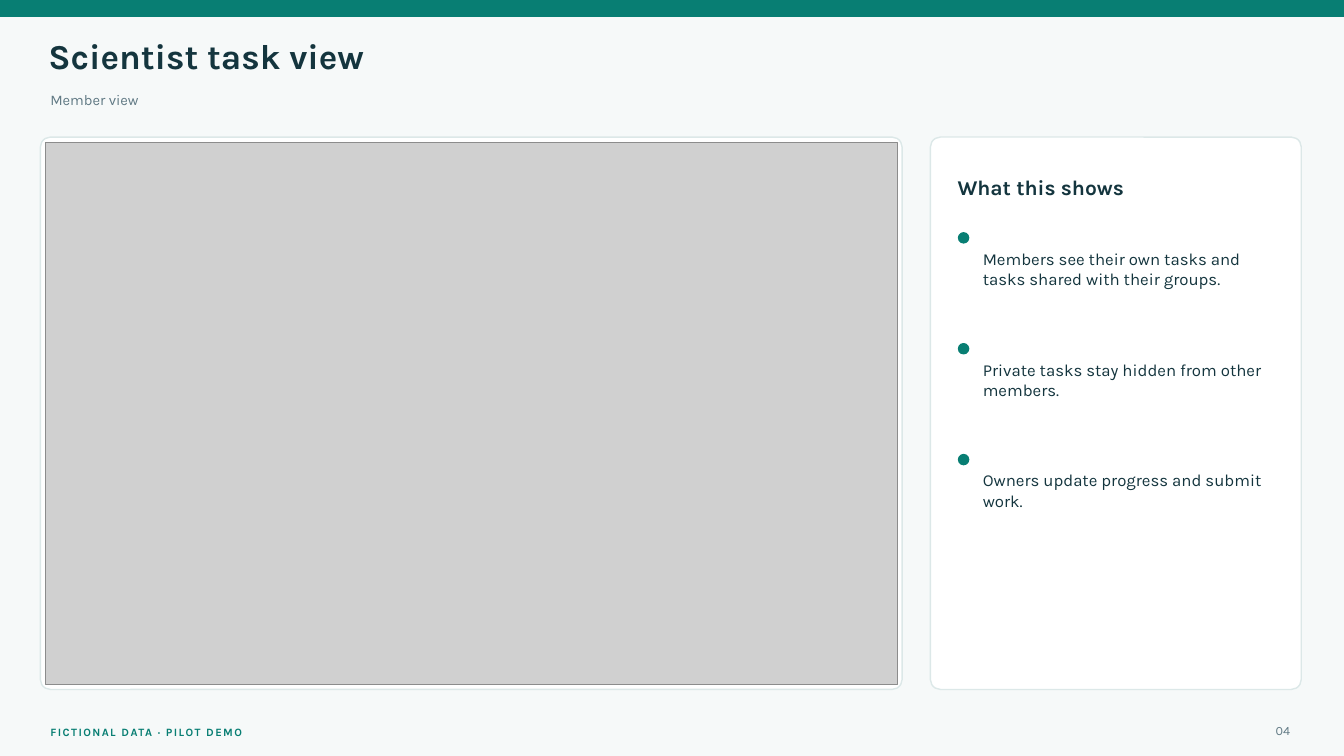
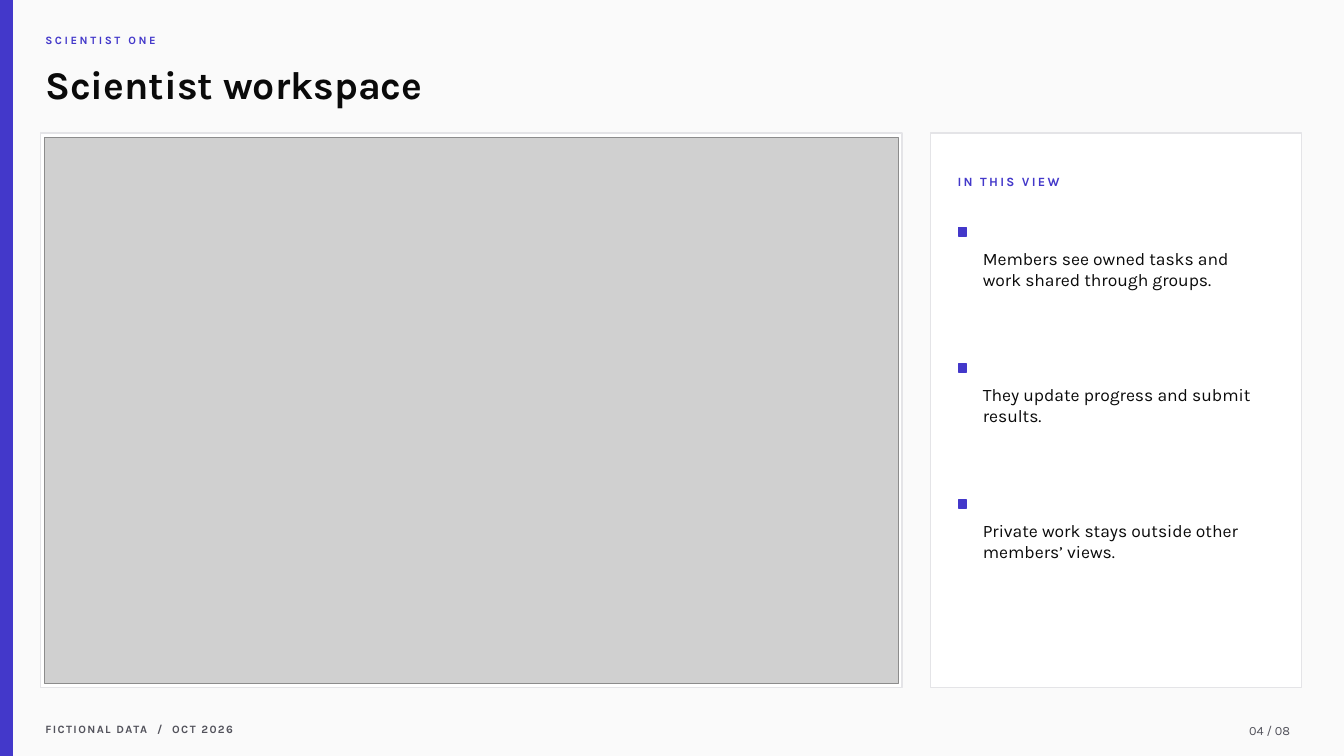
Before and after one commit to samarth-biztel/CVRDE, a slide deck: slide 4 of docs/CVRDE_Demo_Presentation.pptx. Drawn at 1344x756 pixels with LibreOffice and Linux fonts; fonts in the diff are those of the drawing; grey boxes stand for pictures. Boxes give left, top, right and bottom in pixels: in the first picture for what was removed or moved away, otherwise in the second. Text is boxed around its words. In the diff, an @@ line names an element or a change of style, - is before the commit and + after.

Commit message:
Verify pilot workflows and refresh demo presentation

```diff
--- a/docs/CVRDE_Demo_Presentation.pptx
+++ b/docs/CVRDE_Demo_Presentation.pptx
@@ background #F6F9F9 to #FAFAFA @@
@@ rectangle removed at <box>0,0,1344,16</box> @@
@@ rectangle added at <box>0,0,12,756</box>, fill #4338CA, outline #4338CA 1 pt @@
@@ text at <box>45,36,155,44</box>: text changed; size 25 to 8 pt; text colour #14353E to #4338CA @@
-Scientist task view
+SCIENTIST ONE
@@ text at <box>45,71,422,109</box>: text changed; size 10.5 to 28 pt; text colour #607984 to #0A0A0A; bold on @@
-Member view
+Scientist workspace
@@ rectangle at <box>40,133,902,688</box>: rounded rectangle to rectangle; outline #DCE8E8 1 pt to #E4E4E7 1 pt @@
@@ picture: place and size @@
-picture at <box>45,142,897,685</box>
+picture at <box>44,137,898,684</box>
@@ rectangle at <box>931,133,1302,688</box>: rounded rectangle to rectangle; outline #DCE8E8 1 pt to #E4E4E7 1 pt @@
@@ text at <box>958,177,1059,186</box>: text changed; size 15 to 9 pt; text colour #14353E to #4338CA @@
-What this shows
+IN THIS VIEW
@@ 3 rectangles: place and size @@
-3 rectangles at <box>40,137,1302,690</box>
+3 rectangles at <box>40,133,1302,688</box>
@@ text at <box>983,253,1229,291</box>: text changed; size 12 to 12.5 pt; text colour #14353E to #0A0A0A @@
-Members see their own tasks and tasks shared with their groups.
+Members see owned tasks and work shared through groups.
@@ rectangle: place and size @@
-rectangle at <box>959,344,969,354</box>
+rectangle at <box>959,364,967,372</box>
@@ text at <box>983,389,1250,423</box>: text changed; size 12 to 12.5 pt; text colour #14353E to #0A0A0A @@
-Private tasks stay hidden from other members.
+They update progress and submit results.
@@ ellipse to rectangle; fill #087E73 to #4338CA; outline #087E73 1 pt to #4338CA 1 pt in 3 elements at <box>959,228,967,236</box>, <box>959,364,967,372</box>, <box>959,500,967,508</box> @@
@@ rectangle: place and size @@
-rectangle at <box>959,455,969,465</box>
+rectangle at <box>959,500,967,508</box>
@@ text at <box>983,525,1238,559</box>: text changed; size 12 to 12.5 pt; text colour #14353E to #0A0A0A @@
-Owners update progress and submit work.
+Private work stays outside other members’ views.
@@ text at <box>45,719,499,739</box>: text changed; text colour #087E73 to #52525B @@
-FICTIONAL DATA · PILOT DEMO
+FICTIONAL DATA / OCT 2026
@@ text at <box>1249,727,1290,735</box>: text changed; text colour #607984 to #52525B @@
-04
+04 / 08
```
Also in this commit, not shown: 2 other slides changed, 5 slides added, 5 slides removed, 16 other files.
